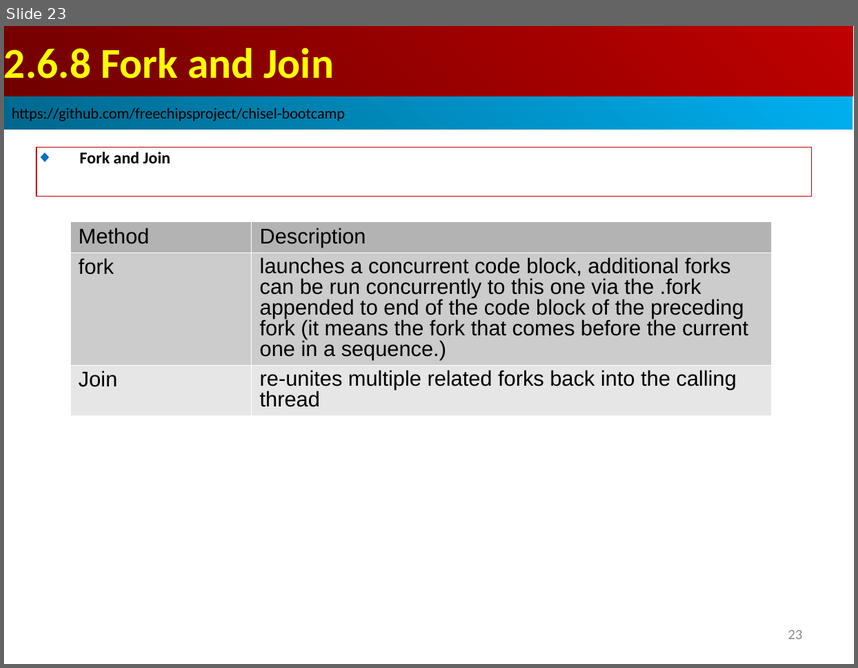
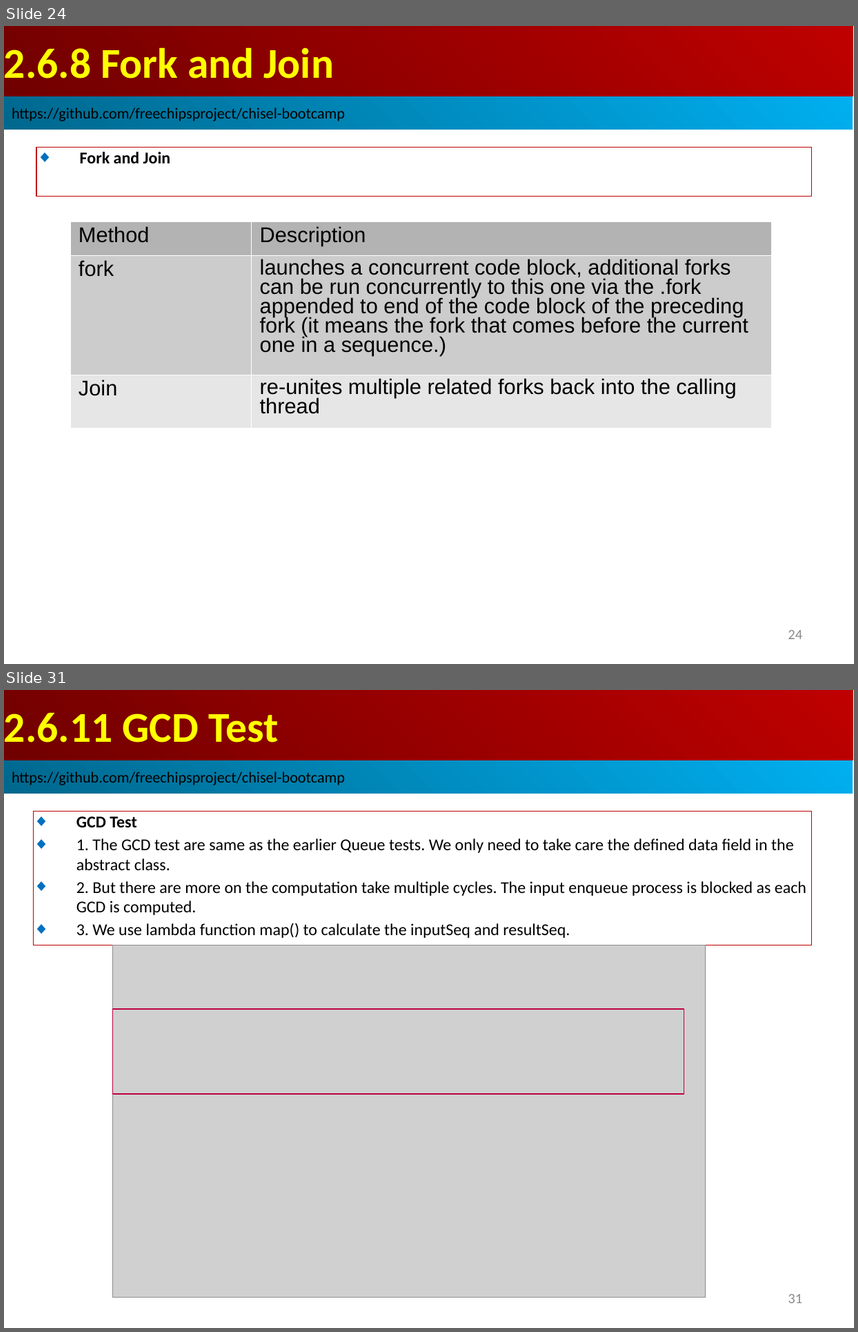
Before and after one commit to peterhchen/AIU_CS800_Chisel, a slide deck: 300_UCB_BC/002.6_Test/000_Video/002.6_Test.ppt. Shown one above the other, each under a label of ours: slide 23 before the commit, slides 24 and 31 after it; the slides between them are not shown. The pictures are 858x668 and 858x1332 pixels, drawn with LibreOffice and Linux fonts; fonts in the diff are those of the drawing; grey boxes stand for pictures. Boxes give left, top, right and bottom in pixels: in the first picture for what was removed or moved away, otherwise in the second. Text is boxed around its words. In the diff, an @@ line names an element or a change of style, - is before the commit and + after.

```diff
--- a/300_UCB_BC/002.6_Test/000_Video/002.6_Test.ppt
+++ b/300_UCB_BC/002.6_Test/000_Video/002.6_Test.ppt
@@ slide 31 added at <box>4,690,854,1328</box>, background #FFFFFF @@
@@ rectangle added at <box>4,690,853,760</box>, fill gradient #BF0000 to #710000, 36 pt, text #FFFF00, bold @@
+2.6.11 GCD Test
@@ rectangle added at <box>4,760,853,793</box>, fill gradient #00AFEF to #00688E, 13 pt, text #000000 @@
+https://github.com/freechipsproject/chisel-bootcamp
@@ rectangle added at <box>33,811,811,945</box>, outline #C00000 0.74 pt, 14 pt, text #000000 @@
+◆ GCD Test
+◆ 1. The GCD test are same as the earlier Queue tests. We only need to take care the defined data field in the abstract class.
+◆ 2. But there are more on the computation take multiple cycles. The input enqueue process is blocked as each GCD is computed.
+◆ 3. We use lambda function map() to calculate the inputSeq and resultSeq.
@@ picture added at <box>113,945,705,1297</box> @@
@@ rectangle added at <box>113,1009,684,1094</box>, outline #BF0041 0.74 pt @@
@@ page number added at <box>788,1294,802,1303</box>, 12 pt, text #8B8B8B @@
+31
@@ what was slide 23 is now slide 24 @@
@@ slide 24 changed as well @@
@@ table at <box>70,221,771,428</box> @@
@@ line spacing 0.93 to 0.87 @@
@@ line spacing 0.87 to 0.81 @@
@@ page number at <box>788,630,802,639</box>: text changed @@
-23
+24
```
Also in this commit, not shown: 9 other slides changed, 8 other slides added.
